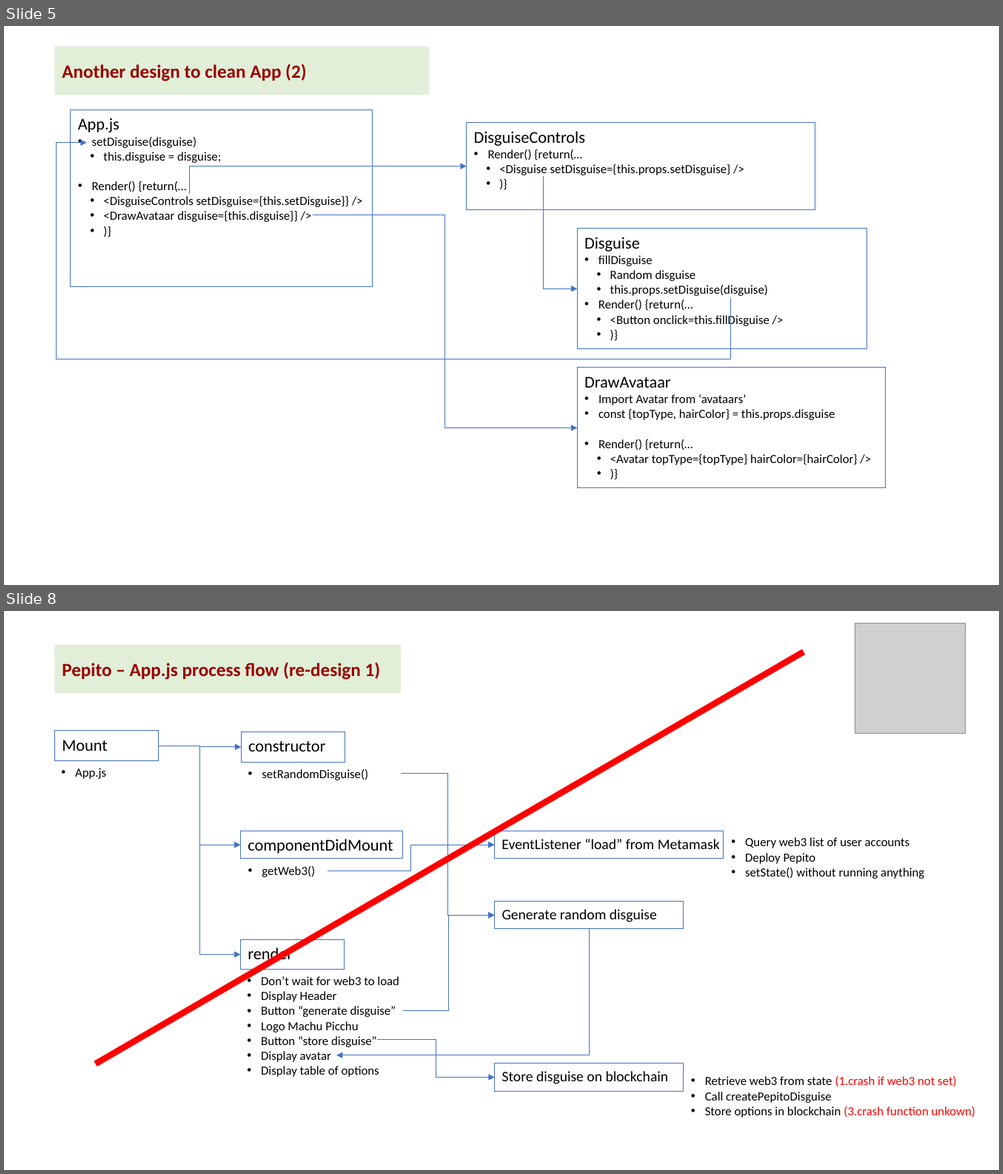
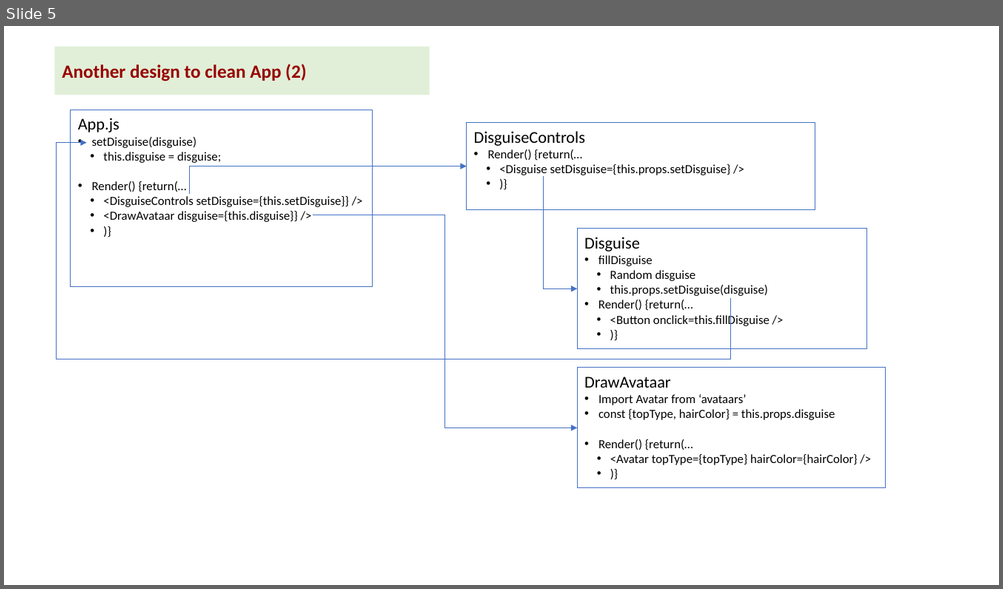
Before and after one commit to kvutien/Project-Machu-Picchu-2020, a slide deck: Pepito/Final Project Design.pptx. Shown one above the other, each under a label of ours: slides 5 and 8 before the commit, slide 5 after it; the slides between them are not shown. The pictures are 1003x1174 and 1003x589 pixels, drawn with LibreOffice and Linux fonts; fonts in the diff are those of the drawing; grey boxes stand for pictures. Boxes give left, top, right and bottom in pixels: in the first picture for what was removed or moved away, otherwise in the second. Text is boxed around its words. In the diff, an @@ line names an element or a change of style, - is before the commit and + after.

```diff
--- a/Pepito/Final Project Design.pptx
+++ b/Pepito/Final Project Design.pptx
@@ slide 8 removed at box(4, 611, 999, 1170), background #FFFFFF @@
@@ picture removed at box(854, 623, 966, 734) @@
@@ rectangle removed at box(55, 644, 401, 693) @@
-Pepito – App.js process flow (re-design 1)
@@ line removed from (96, 1065) to (803, 652) @@
@@ rectangle removed at box(55, 731, 159, 761) @@
-Mount
@@ rectangle removed at box(242, 732, 345, 762) @@
-constructor
@@ elbow arrow removed from (159, 746) to (241, 846) @@
@@ elbow arrow removed from (159, 746) to (242, 747) @@
@@ elbow arrow removed from (159, 746) to (241, 955) @@
@@ text removed at box(75, 768, 106, 779) @@
-• App.js
@@ text removed at box(262, 769, 368, 780) @@
-• setRandomDisguise()
@@ elbow arrow removed from (401, 774) to (494, 915) @@
@@ rectangle removed at box(241, 831, 403, 859) @@
-componentDidMount
@@ rectangle removed at box(494, 831, 723, 859) @@
-EventListener “load” from Metamask
@@ elbow arrow removed from (327, 871) to (494, 846) @@
@@ text removed at box(745, 837, 924, 879) @@
-• Query web3 list of user accounts
-• Deploy Pepito
-• setState() without running anything
@@ text removed at box(262, 866, 315, 877) @@
-• getWeb3()
@@ elbow arrow removed from (402, 1011) to (494, 915) @@
@@ rectangle removed at box(494, 902, 683, 930) @@
-Generate random disguise
@@ rectangle removed at box(241, 940, 344, 970) @@
-render
@@ elbow arrow removed from (589, 930) to (336, 1056) @@
@@ text removed at box(261, 977, 399, 1077) @@
-• Don’t wait for web3 to load
-• Display Header
-• Button “generate disguise”
-• Logo Machu Picchu
-• Button “store disguise”
-• Display avatar
-• Display table of options
@@ elbow arrow removed from (377, 1040) to (494, 1078) @@
@@ rectangle removed at box(494, 1064, 683, 1091) @@
-Store disguise on blockchain
@@ text removed at box(705, 1076, 975, 1118) @@
-• Retrieve web3 from state (1.crash if web3 not set)
-• Call createPepitoDisguise
-• Store options in blockchain (3.crash function unkown)
```
Also in this commit, not shown: 1 slide added, 6 other slides removed, 7 other files.
